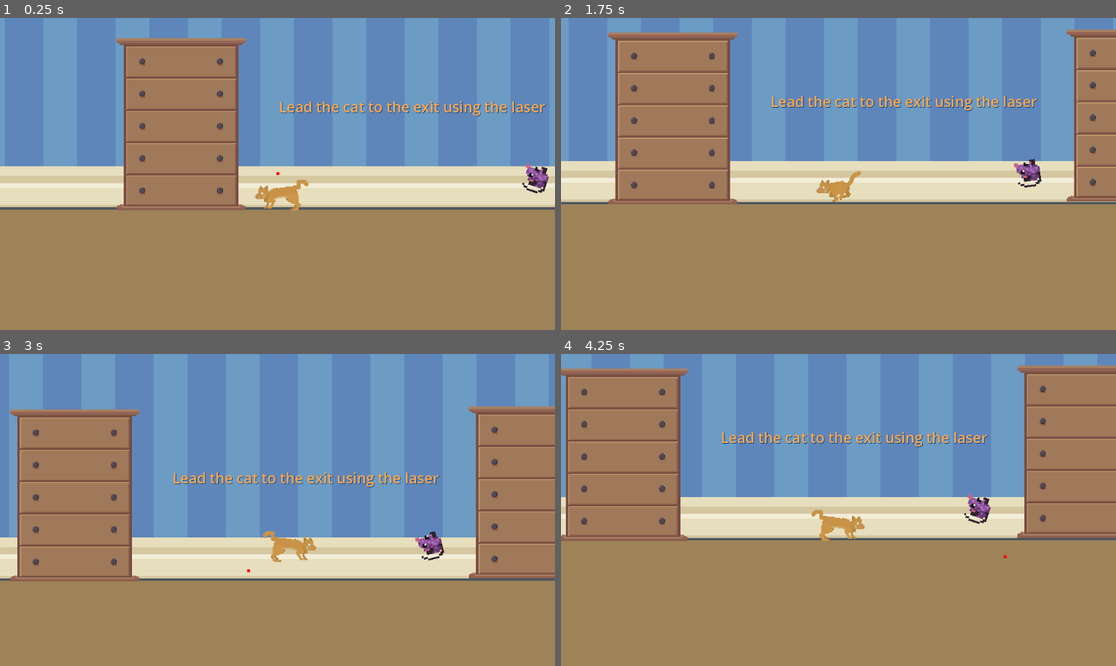
Above: before the commit, frames 1-4 (two rows, left to right).
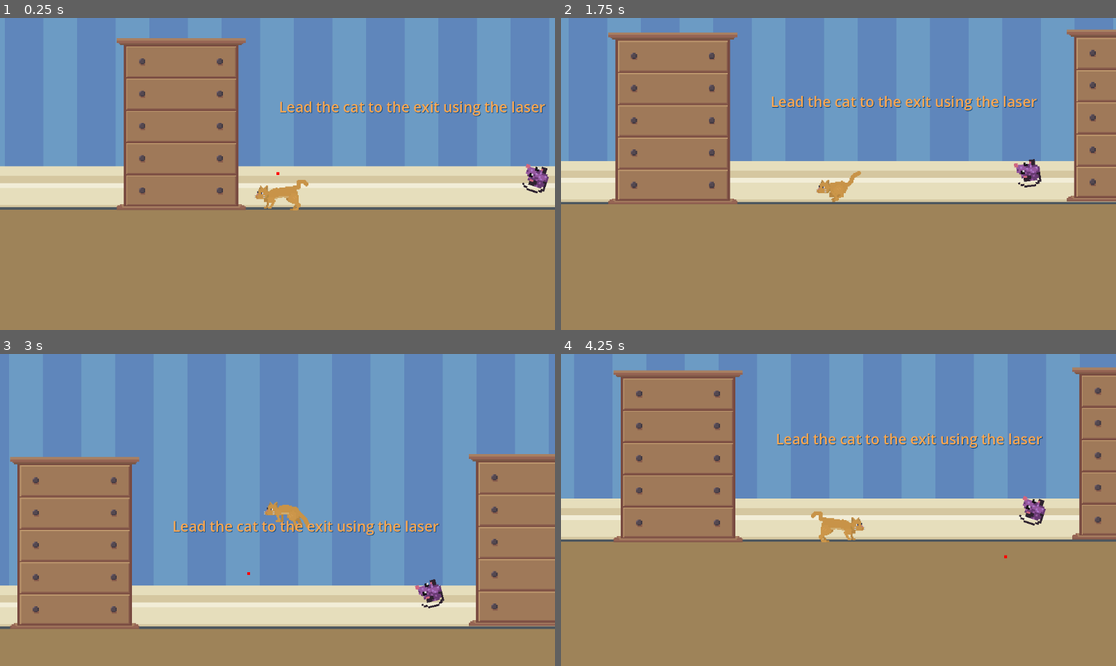
Above: after the commit, the same moments.

Repository: arrowira/RedDotJam
Game: Godot game, scene res://main.tscn
The game is run twice, just before and just after one commit, with the same random seed, the same clock (stepped at 60 frames per second) and the same inputs.
Inputs (mouse positions are in pixels of both pictures, inside the frame that each line leads up to):
- Up to frame 1 (0.25 s): no input
- Up to frame 2 (1.75 s): move the mouse to (960, 158) at 0.52 s; move the mouse to (727, 189) at 1.27 s
- Up to frame 3 (3 s): move the mouse to (333, 441) at 2.02 s; move the mouse to (249, 572) at 2.77 s
- Up to frame 4 (4.25 s): move the mouse to (1005, 556) at 3.52 s

The runs differ from the first frame. In frame 1, less than 0.1% of the frame differs, in the area x 46-48%, y 55-57%; in frame 2, less than 0.1%; in frame 3, 31%, in the area x 0-100%, y 16-89%; in frame 4, 22%.

Commit message:
broken cat jump

Diff:
--- a/reddotproject/cat/cat.tscn
+++ b/reddotproject/cat/cat.tscn
@@ -1,7 +1,7 @@
-[gd_scene load_steps=7 format=3 uid="uid://lxssocnf1y78"]
+[gd_scene load_steps=8 format=3 uid="uid://lxssocnf1y78"]
 
 [ext_resource type="Script" path="res://cat/catBody.gd" id="1_gncxy"]
-[ext_resource type="Texture2D" uid="uid://dbtoqjtdtm24r" path="res://cat/cat_walk.png" id="2_3b48m"]
+[ext_resource type="Texture2D" uid="uid://blgg0j7ayk5hd" path="res://cat/fullCatSpriteSheet.png" id="2_d268k"]
 
 [sub_resource type="RectangleShape2D" id="RectangleShape2D_cknl8"]
 size = Vector2(35, 25)
@@ -38,9 +38,26 @@
 "values": [0, 1, 2, 3, 4, 5, 6]
 }
 
+[sub_resource type="Animation" id="Animation_d351h"]
+resource_name = "jump"
+length = 0.9
+tracks/0/type = "value"
+tracks/0/imported = false
+tracks/0/enabled = true
+tracks/0/path = NodePath("Sprite2D:frame")
+tracks/0/interp = 1
+tracks/0/loop_wrap = true
+tracks/0/keys = {
+"times": PackedFloat32Array(0, 0.1, 0.2, 0.3, 0.5, 0.7, 0.8),
+"transitions": PackedFloat32Array(1, 1, 1, 1, 1, 1, 1),
+"update": 1,
+"values": [7, 8, 9, 10, 11, 12, 13]
+}
+
 [sub_resource type="AnimationLibrary" id="AnimationLibrary_hfaid"]
 _data = {
 "RESET": SubResource("Animation_qbfsd"),
+"jump": SubResource("Animation_d351h"),
 "walk": SubResource("Animation_alpr5")
 }
 
@@ -60,9 +77,10 @@
 
 [node name="Sprite2D" type="Sprite2D" parent="."]
 position = Vector2(-30, -23)
-texture = ExtResource("2_3b48m")
+texture = ExtResource("2_d268k")
 centered = false
 hframes = 7
+vframes = 3
 
 [node name="vision" type="RayCast2D" parent="."]
 position = Vector2(18, 11)
@@ -73,3 +91,10 @@
 "": SubResource("AnimationLibrary_hfaid")
 }
 speed_scale = 1.482
+
+[node name="Timer" type="Timer" parent="."]
+process_callback = 0
+wait_time = 0.186
+one_shot = true
+
+[connection signal="timeout" from="Timer" to="." method="_on_timer_timeout"]
--- a/reddotproject/cat/catBody.gd
+++ b/reddotproject/cat/catBody.gd
@@ -7,7 +7,7 @@
 var dir = 0
 var seesPointer = false
 var redDotVisible = true
-
+var jumping=false
 @onready var vision = $vision
 @onready var animation_player: AnimationPlayer = $AnimationPlayer
 @onready var sprite_2d: Sprite2D = $Sprite2D
@@ -32,7 +32,8 @@
 	if not is_on_floor():
 		velocity += get_gravity() * delta
 	else:
-		animation_player.play("walk")
+		if not jumping:
+			animation_player.play("walk")
 	if redDotVisible:
 		#direction cat moves in
 		dir = get_global_mouse_position().x-position.x
@@ -54,10 +55,21 @@
 		#jump checks
 		if abs(get_global_mouse_position().y-position.y)>60 and get_global_mouse_position().y<position.y and is_on_floor():
 			#if in jump range
-			if abs(get_global_mouse_position().x-position.x)<150:
-				velocity.y = jumpVelocity
+			if abs(get_global_mouse_position().x-position.x)<150 and not jumping:
+				animation_player.play("jump")
+				print("startJump")
+				jumping=true
+				$Timer.start()
+
+
 
 	if velocity.x < 5 and velocity.x > -5:
 			animation_player.play("RESET")
 
 	move_and_slide()
+
+
+func _on_timer_timeout() -> void:
+	velocity.y = jumpVelocity
+	print("startJumpForce")
+	jumping = false
Binary file added: reddotproject/cat/fullCatSpriteSheet.png
Not shown, added: reddotproject/cat/fullCatSpriteSheet.png.import
